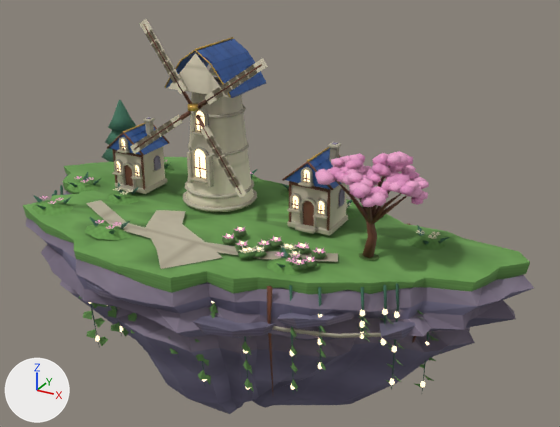
The glTF model public/assets/models/environment/sky-windmill-final-v1.glb: old version first, new version second.
Both versions are drawn from a 50 mm lens placed at (13.08, -20.2, 10.61), pointed at (1.64, 0.59, 0.21). Every picture has the same lights, and +X, +Y and +Z are marked at lower left. The first picture is the older version. Vertices at exactly the same position are counted once.

In view in the first picture: 'sky-windmill-final-v1'.
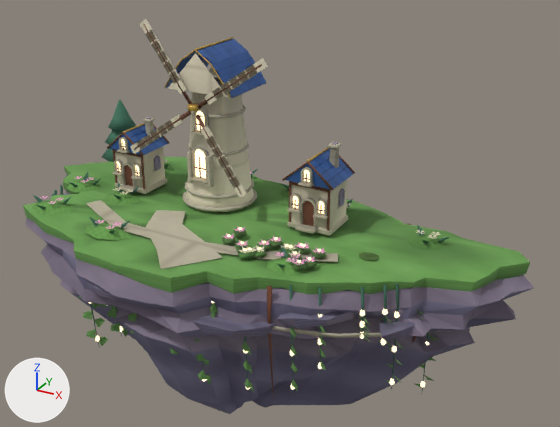
What differs and where, as boxes [x1, y1, x2, y2] in the pictures (560 x 427 px):
part 1 of me_hamlet_fractured_cliff_011, deleted (pink): before [315, 151, 429, 258]

Patch to the scene script:
```diff
--- a/public/assets/models/environment/sky-windmill-final-v1.glb.py
+++ b/public/assets/models/environment/sky-windmill-final-v1.glb.py
@@ me_hamlet_fractured_cliff_011 @@
 # used by ob_sky_windmill_final_v1; location = (0.0, 0.0, 0.0)
-me_hamlet_fractured_cliff_011.from_pydata(...)  # 11020 vertices, 15414 faces; spans x -8.5..9.9, y -4.9..4.5, z -7.0..6.4
+me_hamlet_fractured_cliff_011.from_pydata(...)  # 9812 vertices, 13398 faces; spans x -8.5..9.9, y -4.9..4.5, z -7.0..6.4
+# me_hamlet_fractured_cliff_011 part 1: 100 loose pieces with 1208 vertices, spanning x 3.6..7.0, y -2.1..0.8, z 0.0..3.4, are deleted
 me_hamlet_fractured_cliff_011.materials.append(mat_deep_evergreen_foliage)
```
